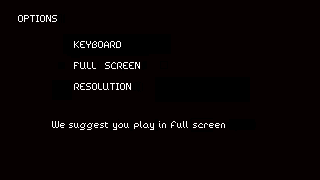
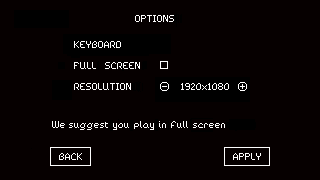
Comparing the layer stacks of the two 320×180 images. Changes:
showed "Calque #2", painted on it over [31,147,270,166]
showed "Layer" over [160,61,247,91]
painted on "Arrière-plan" over [14,10,182,28]
